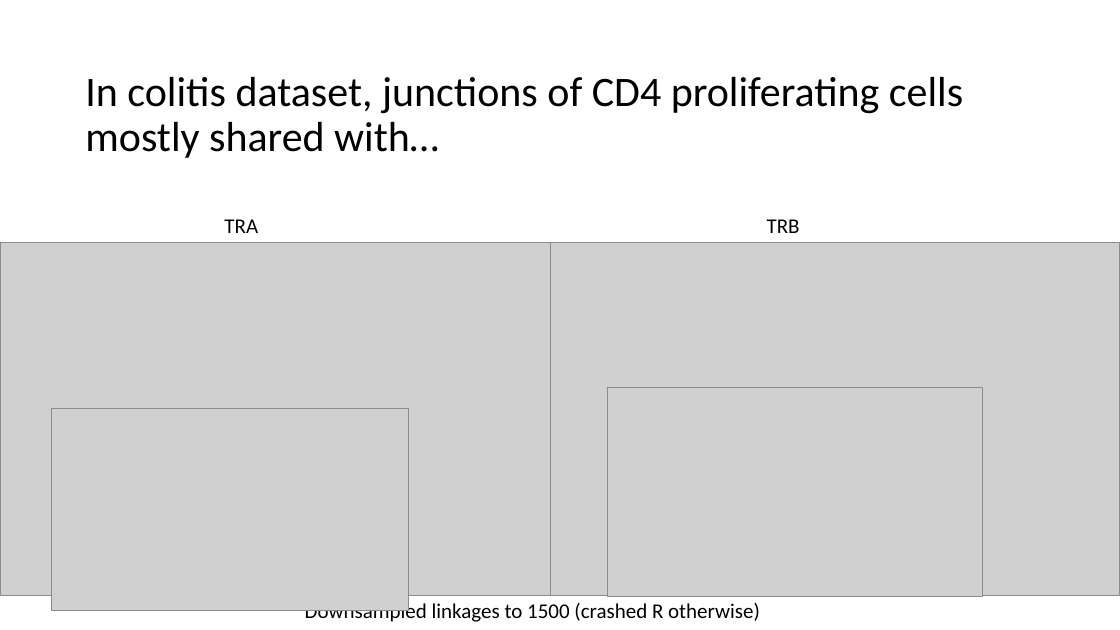
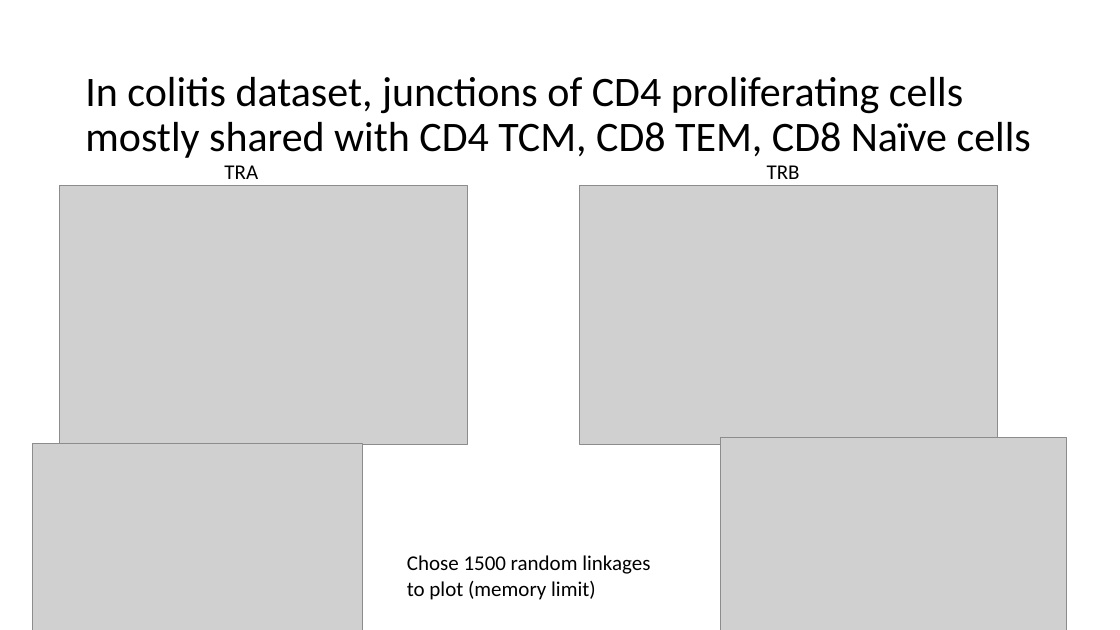
Before and after one commit to tybottorff/bottorffdocs, a slide deck: slide 4 of linsley_postdoc/presentations/weekly_meetings/1_18_24.pptx. Drawn at 1120x630 pixels with LibreOffice and Linux fonts; fonts in the diff are those of the drawing; grey boxes stand for pictures. Boxes give left, top, right and bottom in pixels: in the first picture for what was removed or moved away, otherwise in the second. Text is boxed around its words. In the diff, an @@ line names an element or a change of style, - is before the commit and + after.

```diff
--- a/linsley_postdoc/presentations/weekly_meetings/1_18_24.pptx
+++ b/linsley_postdoc/presentations/weekly_meetings/1_18_24.pptx
@@ title at (85,77,1031,158): text changed @@
-In colitis dataset, junctions of CD4 proliferating cells mostly shared with…
+In colitis dataset, junctions of CD4 proliferating cells mostly shared with CD4 TCM, CD8 TEM, CD8 Naïve cells
@@ text "TRA": place and size @@
-text "TRA" at (224,219,258,233)
+text "TRA" at (224,165,258,179)
@@ text "TRB": place and size @@
-text "TRB" at (767,219,800,233)
+text "TRB" at (767,165,800,179)
@@ picture: place and size @@
-picture at (0,243,556,597)
+picture at (60,186,467,444)
@@ picture: place and size @@
-picture at (551,243,1120,597)
+picture at (580,186,997,444)
@@ picture: place and size @@
-picture at (52,408,409,610)
+picture at (32,444,362,630)
@@ picture: place and size @@
-picture at (607,387,982,596)
+picture at (721,437,1067,630)
@@ text added at (407,555,650,600), 18 pt, text #000000 @@
+Chose 1500 random linkages
+to plot (memory limit)
@@ text removed at (305,601,760,625) @@
-Downsampled linkages to 1500 (crashed R otherwise)
```
Also in this commit, not shown: 1 other slide changed.
